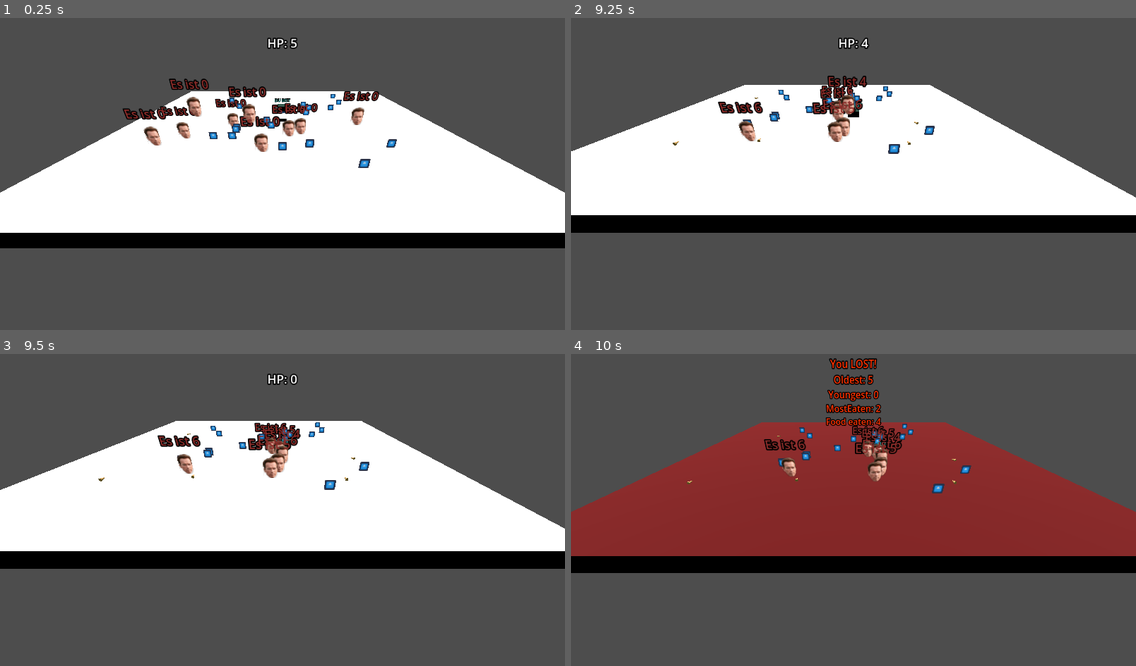
Above: before the commit, frames 1-4 (two rows, left to right).
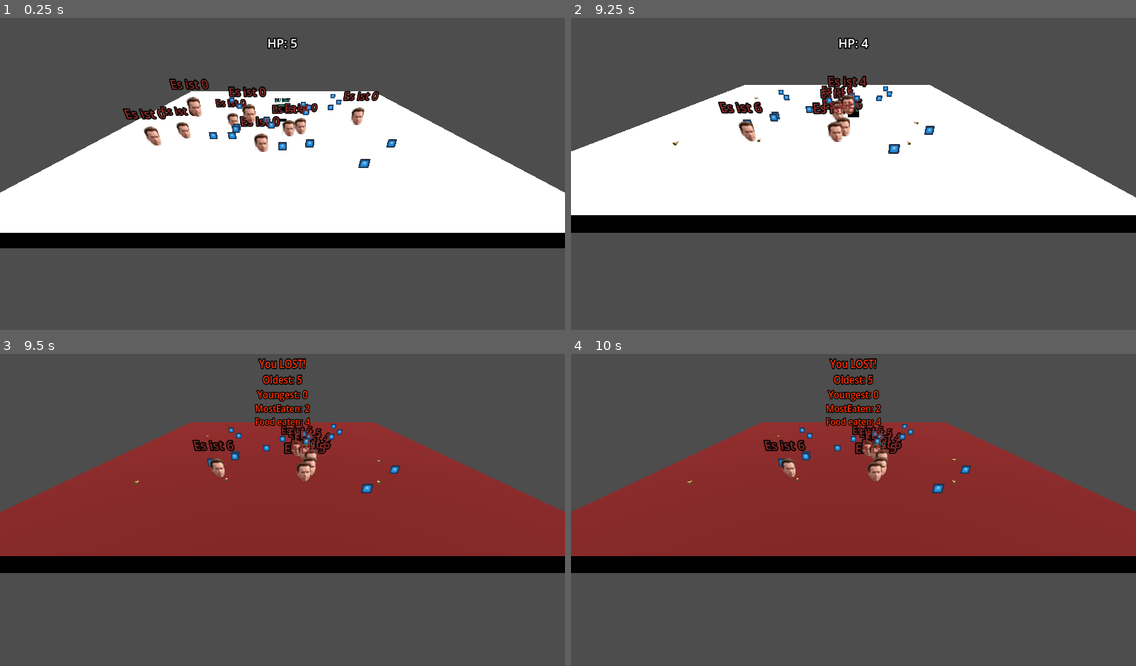
Above: after the commit, the same moments.

Repository: djaessel/godont
Game: Godot game, scene res://main.tscn
The game is run twice, just before and just after one commit, with the same random seed, the same clock (stepped at 60 frames per second) and the same inputs. The engine's default icon, where the game draws it, is replaced by a stand-in: a white triangle on a blue panel in a dark square.
Inputs:
- Up to frame 1 (0.25 s): no input
- Up to frame 2 (9.25 s): hold Right (move_right) 0.53-1.28 s; tap Space (jump) at 0.77, 1.52, 3.02, 3.77, 4.52, 6.02, 6.77, 7.52, 9.02 s; hold Down (move_back) 1.28-2.03 s; hold Right (move_right) 2.03-2.78 s; hold Up (move_forward) 2.78-3.53 s; hold Left (move_left) 3.53-5.03 s; hold Down (move_back) 5.03-5.78 s; hold Right (move_right) 5.78-6.53 s; hold Up (move_forward) 6.53-7.28 s; hold Right (move_right) 7.28-8.03 s; hold Down (move_back) 8.03-8.78 s; hold Left (move_left) from 8.78 s (still down)
- Up to frame 3 (9.5 s): keep holding Left (move_left)
- Up to frame 4 (10 s): release Left (move_left) at 9.53 s; hold Up (move_forward) from 9.53 s (still down); tap Space (jump) at 9.77 s

Frames 1-2 are identical in both runs. In frame 3, 37% of the frame differs, in the area x 0-100%, y 1-71%; in frame 4, 0.5%.

Commit message:
stream fixes + kill on arnold

Diff:
--- a/Ground.gd
+++ b/Ground.gd
@@ -124,10 +124,11 @@
 			var collision = m.get_slide_collision(index)
 			var body = collision.get_collider()
 			if "Player" in body.name:
-				player.hit()
-				if player.dead:
+				while player.hp > 0:
+					player.hit()
+				if player.dead: # irrelevant
 					finish = true
-				m.get_node("Excellent").play()
+				m.get_node("GoodBye").play()
 			elif "StaticBody3D" in body.name: # check later with sub nodes
 				m.triggerEating = true
 				remove_child(body)
--- a/bullet.tscn
+++ b/bullet.tscn
@@ -1,6 +1,6 @@
 [gd_scene load_steps=7 format=3 uid="uid://cyj5p5px8as48"]
 
-[ext_resource type="AudioStream" uid="uid://0ck23578pulq" path="res://sound/t2_goodbye.wav" id="1_001wi"]
+[ext_resource type="AudioStream" uid="uid://c3oeoo038xd2f" path="res://sound/t1_excellent.wav" id="1_647md"]
 [ext_resource type="Script" path="res://bullet.gd" id="1_fyw5o"]
 
 [sub_resource type="CylinderShape3D" id="CylinderShape3D_2d1nt"]
@@ -33,7 +33,7 @@
 mesh = SubResource("CylinderMesh_xvmke")
 
 [node name="hit" type="AudioStreamPlayer3D" parent="."]
-stream = ExtResource("1_001wi")
+stream = ExtResource("1_647md")
 
 [node name="Area" type="Area3D" parent="."]
 script = ExtResource("1_fyw5o")
--- a/moby.tscn
+++ b/moby.tscn
@@ -4,7 +4,7 @@
 [ext_resource type="Texture2D" uid="uid://bds0xnrvdoqrt" path="res://img/arnold-636400426763362208-1576203277.png" id="1_ybdqy"]
 [ext_resource type="Texture2D" uid="uid://doo5jjb08gtos" path="res://img/arnold-schwarzenegger-face-png-graphic-library-download-arnold-schwarzenegger-face-11563008984bsi42khina-1628091131.png" id="2_xla3l"]
 [ext_resource type="AudioStream" uid="uid://8pg4ac1pucx2" path="res://sound/t2_no_problemo.wav" id="4_o0liw"]
-[ext_resource type="AudioStream" uid="uid://c3oeoo038xd2f" path="res://sound/t1_excellent.wav" id="5_ay8ab"]
+[ext_resource type="AudioStream" uid="uid://0ck23578pulq" path="res://sound/t2_goodbye.wav" id="5_24lpw"]
 [ext_resource type="AudioStream" uid="uid://depapx15gkqav" path="res://sound/t2_hasta_la_vista.wav" id="6_cd2ur"]
 
 [sub_resource type="SpriteFrames" id="SpriteFrames_xejqy"]
@@ -44,8 +44,8 @@
 [node name="NoProblemo" type="AudioStreamPlayer3D" parent="."]
 stream = ExtResource("4_o0liw")
 
-[node name="Excellent" type="AudioStreamPlayer3D" parent="."]
-stream = ExtResource("5_ay8ab")
+[node name="GoodBye" type="AudioStreamPlayer3D" parent="."]
+stream = ExtResource("5_24lpw")
 
 [node name="HastaLaVista" type="AudioStreamPlayer3D" parent="."]
 stream = ExtResource("6_cd2ur")
